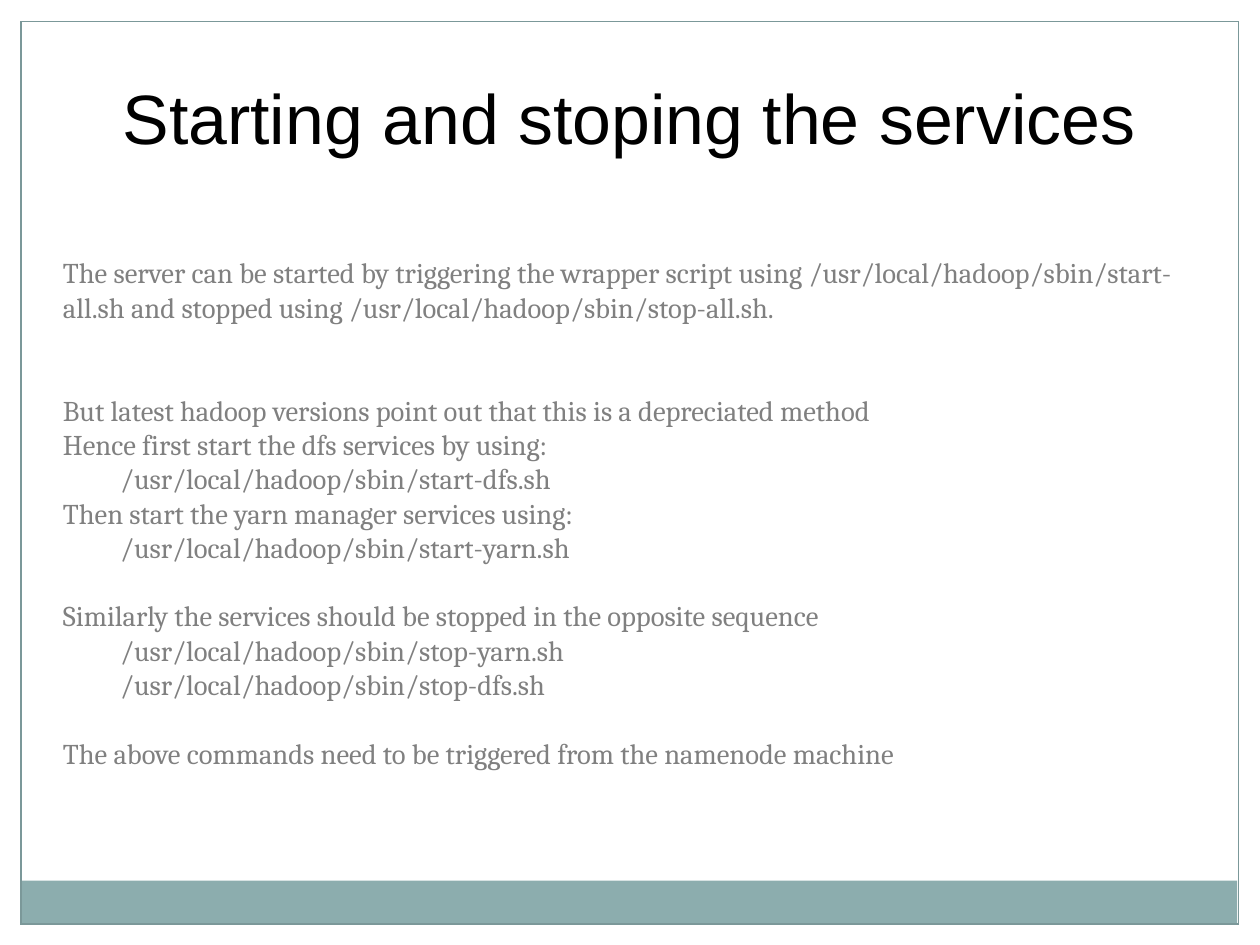
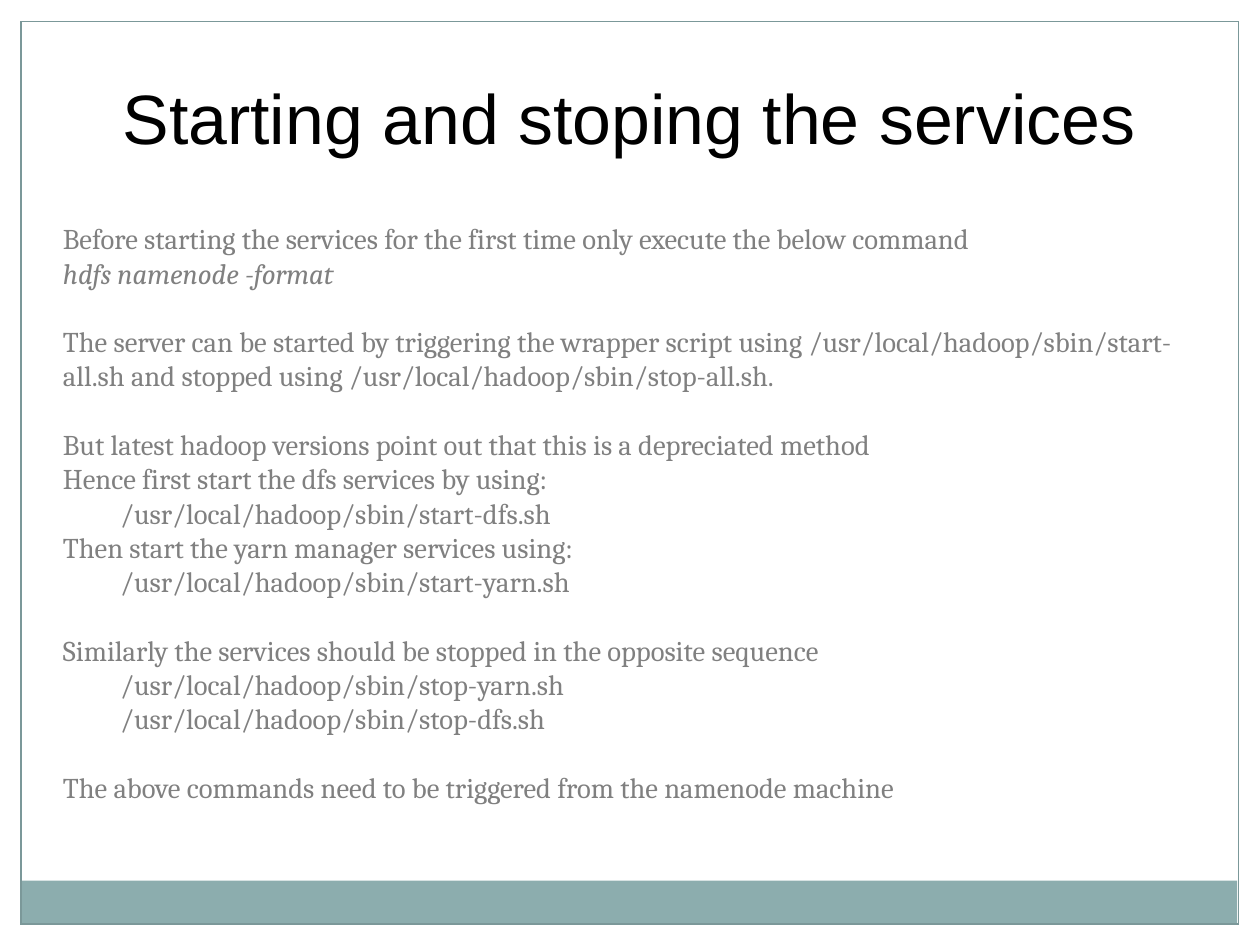
Before and after one commit to saranshsk/bigdata, a slide deck: slide 14 of diy-hadoop-setup.pptx (slide 12 before the commit). Drawn at 1260x945 pixels with LibreOffice and Linux fonts; fonts in the diff are those of the drawing. Boxes give left, top, right and bottom in pixels: in the first picture for what was removed or moved away, otherwise in the second. Text is boxed around its words. In the diff, an @@ line names an element or a change of style, - is before the commit and + after.

```diff
--- a/diy-hadoop-setup.pptx
+++ b/diy-hadoop-setup.pptx
@@ text at [63, 229, 968, 290]: paragraphs added @@
+Before starting the services for the first time only execute the below command
+hdfs namenode -format
```
Also in this commit, not shown: 4 other slides changed, 2 slides added, 1 other file.
